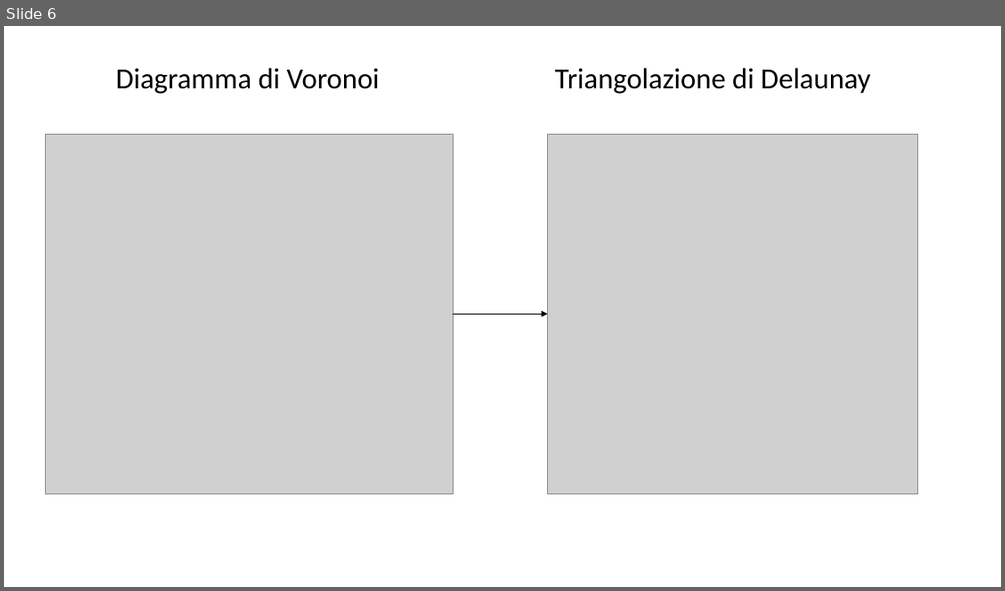
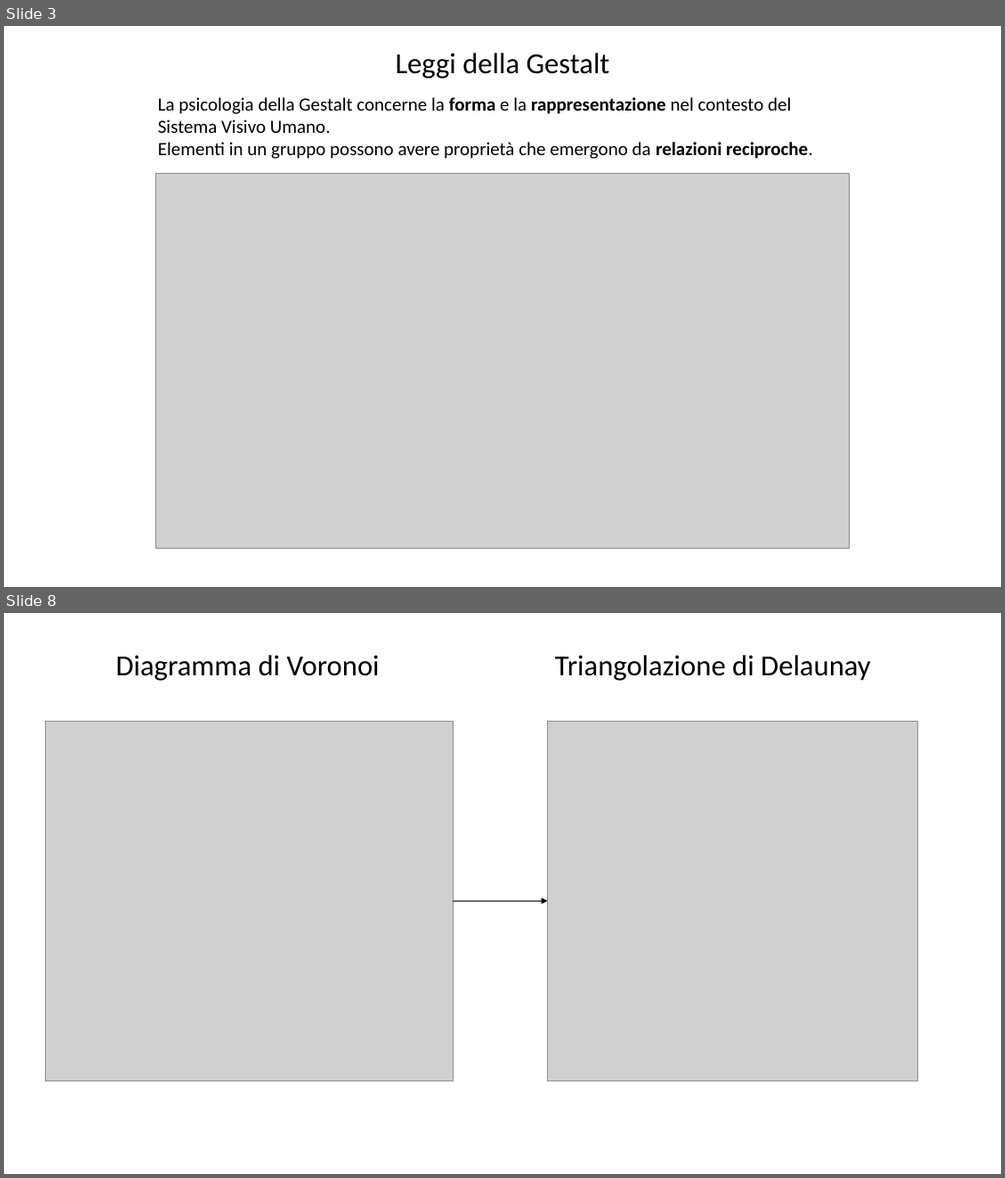
Before and after one commit to Teolul/Dot_Patterns_Perceptual_Grouping_RDG_vs_K-means, a slide deck: presentation.pptx. Shown one above the other, each under a label of ours: slide 6 before the commit, slides 3 and 8 after it; the slides between them are not shown. The pictures are 1005x591 and 1005x1178 pixels, drawn with LibreOffice and Linux fonts; fonts in the diff are those of the drawing; grey boxes stand for pictures; background and template pictures are left out. Boxes give left, top, right and bottom in pixels: in the first picture for what was removed or moved away, otherwise in the second. Text is boxed around its words. In the diff, an @@ line names an element or a change of style, - is before the commit and + after.

```diff
--- a/presentation.pptx
+++ b/presentation.pptx
@@ slide 3 added at bbox=[4, 26, 1001, 587], background picture (left out) @@
@@ text added at bbox=[396, 53, 610, 79], 28 pt, text #000000 @@
+Leggi della Gestalt
@@ text added at bbox=[158, 97, 813, 159], 18 pt, text #000000 @@
+La psicologia della Gestalt concerne la forma e la rappresentazione nel contesto del Sistema Visivo Umano.
+Elementi in un gruppo possono avere proprietà che emergono da relazioni reciproche.
@@ picture added at bbox=[156, 174, 849, 548] @@
@@ what was slide 6 is now slide 8 @@
```
Also in this commit, not shown: 8 slides changed, 4 other slides added, 1 slide removed, 5 other files.
